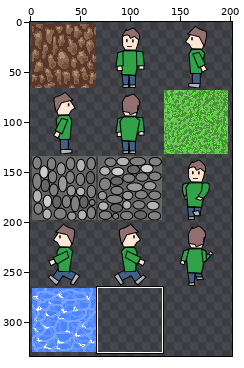
Two versions of one sprite sheet, sprites.png. The picture above shows the old version from afar; the outline marks the close-up.
Close-up. Before:
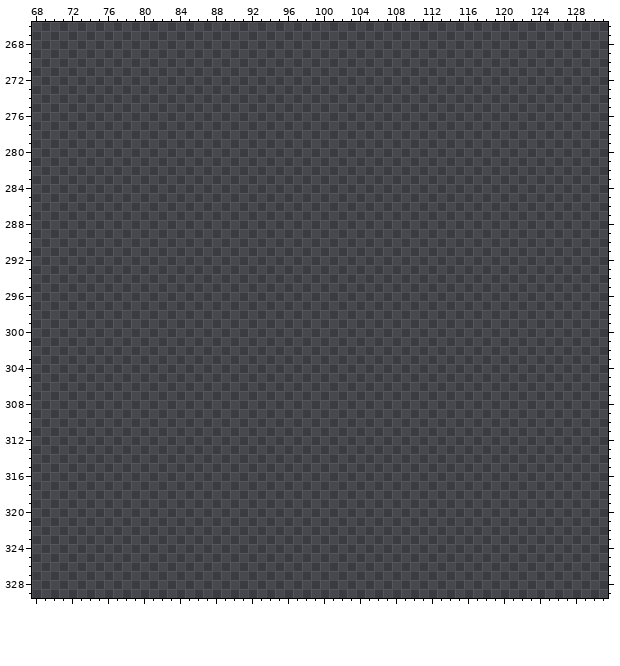
The file is 256x512 pixels. Pixels under 10% opacity are left out. Colours within 5 levels of each other are drawn and written as one. Shown: x 68..131, y 266..329. The wide view leaves out empty margins.
Palette (. is transparent): 
Pixels before (only the part around the change), first column x 68:
266 ................................................................
267 ................................................................
268 ................................................................
269 ................................................................
270 ................................................................
271 ................................................................
272 ................................................................
273 ................................................................
274 ................................................................
275 ................................................................
276 ................................................................
277 ................................................................
278 ................................................................
279 ................................................................
280 ................................................................
281 ................................................................
282 ................................................................
283 ................................................................
284 ................................................................
285 ................................................................
286 ................................................................
287 ................................................................
288 ................................................................
289 ................................................................
290 ................................................................
291 ................................................................
292 ................................................................
293 ................................................................
294 ................................................................
295 ................................................................
296 ................................................................
297 ................................................................
298 ................................................................
299 ................................................................
300 ................................................................
301 ................................................................
302 ................................................................
303 ................................................................
304 ................................................................
305 ................................................................
306 ................................................................
307 ................................................................
308 ................................................................
309 ................................................................
310 ................................................................
311 ................................................................
312 ................................................................
313 ................................................................
314 ................................................................
315 ................................................................
316 ................................................................
317 ................................................................
318 ................................................................
319 ................................................................
320 ................................................................
321 ................................................................
322 ................................................................
323 ................................................................
324 ................................................................
325 ................................................................
326 ................................................................
327 ................................................................
328 ................................................................
329 ................................................................
New version:
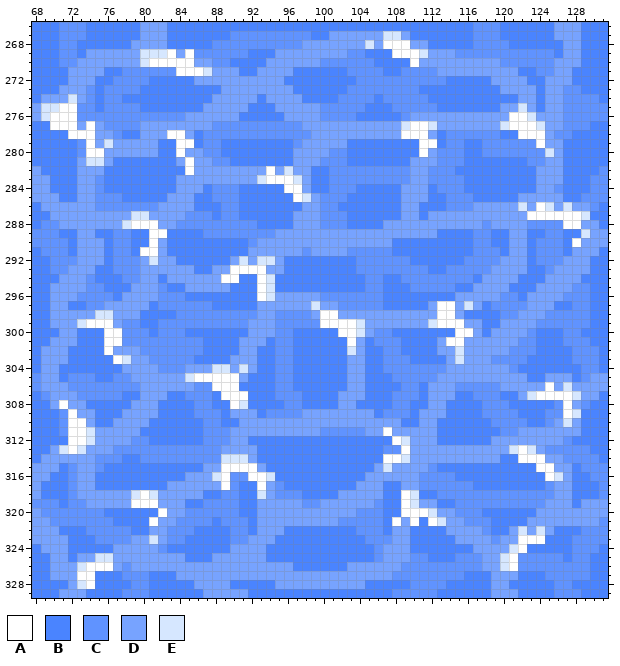
Colours new in this view: A #ffffff  B #4a84ff  C #6093ff  D #77a3ff  E #d6e7ff
From old to new:
Changed rows in their new state; - is an unchanged pixel.
first column x 68:
266 BBBCCCBBBBBBDDDBBBBBBBBBBBBBBBBBBBBBBBBBBBBBBBBBBCCCBBBBBBDDDBBB
267 BBBCCCBBBBBBDDDBBBBBBBCCCCCCCCCBBDDDDDDEEDBBBBBBBCCCBBBBBBDDDBBB
268 BBBCCBBBBBBDDDDBBBBBCCCCCCCCCCDDDDDDDEDAAADDBBBBBCCCCBBBBBBDDBBB
269 BBBCCBDDDDDDEEEADACCCCCCBBBDDDDDDDDCCBBBAAAEDDDCCCCCCCCCCCBDDBBB
270 BBBCCDDDDDDDEAAAAADDCCBBBBDDDDDDCCCCCCBBBBADDDDDDDDDCCCCCCDDDBBB
271 BBBBDDDDBBCCCCCCAAAEDDDBBDDDDBBBBBBCCCCBBCCCCDDDDDDDDDBBCCDDBBBB
272 BBBBDDDBBCCCCBBBBBDDDDDDDDDDBBBBBBBBCCCCCCCCCCBBBBBDDDDBBDDDBBBB
273 BBBDDDCBCCCCBBBBBBBBBDDDDDDDDBBBBBBCCCCCCCCBBBBBBBBBDDDDBDDCCBBB
274 BDDDEDCBCCBBBBBBBBBBDDDDDBDDDDBBBBCCCCBCCCCCBBBBBBBBBBDDBDDCCCCB
275 DEEAACCBCCCCBBBBBBBDDDDDBBBDDDDDCCCCCBBBCCCCCBBBBBBBDDEDBDDCCCCC
276 DEAAACCCCCCCCCCCCDDDDDDBBBBBDDDDCCCCBBBBBCDDDDDDDDDDDAAEDDDCCCCC
277 BBAAADADCCCCDDDDDDDDCCCCCCCCCCDDDDDDDDDDDEAAEDDDDDDDEAAAEDDCCCBB
278 BBBBAAADDCBBDDDAADBCCCCCCCCCCCCDDDDDDDDDDAAADBCCCCCCBBAAADCCBBBB
279 BBBBBCADEDDDDDBBAABCCBBBBBBBBCDDDDDBBBBBBBBAABCCBBCCCCCCADDBBBBB
280 BBBBBCAADDDDDDBBADDCCBBBBBBBBDDDDCCBBBBBBBBADCCCBBCCCCCCCEDBBBBB
281 BBBBBDEEDBBBBBBBDADDCCBBBBBBBDDDCCCBBBBBBBDDDCCCBBBBBBBCCDDBBBBB
282 DBBBBDDDBBBBBBBBBADDDDDDDDADEDDBBCCCCCCCCCDDCCCBBBBBBBBBDDDBBBBC
283 DDBBBDDCBBBBBBBBDDDDDDDDDEAAAEDBBCCCCCCCCCDDCCCCBBBBBBBBDDDBBBCC
284 DDBBBDDCBBBBBBBBDDDBCCCBBBBBAADBBCCCBBBBBDDDBCCCBBBBBBBBDDCBBBCC
285 DDDBBDDCCCBBBBBDDDBBCCCBBBBBBAEDCCCBBBBBBDDDBBCCCBBBBBDDDDDBBCCC
286 BDDDDDDCCCCCCCDDDDBBBCCBBBBBBBDDCCBBBBBBBDDBBBCCCDDDDDEDAEDEDDCB
287 BBDDDDDDDDDEEDDDDCCCBCCBBBBBBDDDCCCBBBBBBDDBDDDDDDDDDDDAAAAAAEBB
288 BCCDDDDDDDEAAADDCCCCCCCCCBBBBDDDCCCBBBBDDDDDDDDDDDCDDDDCCCCAADDB
289 CCCBBDDBBCCBBAABBBBCCCCCCCCDDDDDDDDDDDDDDDDDDBBBBCCBBDDBBCCBBEDD
290 CCCCBDDDBCCBBADBBBBBBBBBCDDDDDDDDDDDDDDDBBBBBBBBBCCBBDDBCCCBADDD
291 BCCCBDDDBCCBAADBBBBBBBBBDDDDDDCDDDDCCCCCBBBBBBBBBCCCBDDBCCCBDDDB
292 BBCCCDDDBCCCDEDDBBBBBBDEDEEDBBBBBBBBCCCCCCBBBBBBCCCCDDDBCCCDDDBB
293 BBCCDDDBBCCCDDDDDDBBDDAAAADDBBBBBBBBCCCCCCCCBBCCCCCDDDDBBCDDDDBB
294 BBBDDDCBBBCCDDBDDDDDDAABBAEBBBBBBBBBBCCBBCCCCCCCCBDDDDBBBDDDDBBB
295 BBDDDDCCBBBDDDCBBDDDDDBBBAEBBBBBBBBBBCCBBBCCCCCBBDDDDBBBDDDDCCBB
296 BBDDDCCCCBDDDDCCCBBBBBBBBAEDDDDDCCCCCCCBBBBBBBBDDDDDCCBDDDDCCCBB
297 BBDDBBCCDDDDDBCCCCCCBBBBBDDDDDDEDDCCCCCBBBBBDAADEDBCCCCDDDBBCCBB
298 BBDDDDDEEDDDBBBBCCCCCCCCCDDCCCCDAADDDDDDDDDDDAADBBBBCCDDDCCCCCBB
299 BBDDDEAAADCCBBCCCCCCCCCCDDDCCCCCAAAAEDDDDDDDEAAADDBBDDDDCCCCCCBB
300 BBBDDBBBAACCCBCCCBBBBBBBDDDCCBBBBBAAEDCCBBBBBBBAADBDDDDCBBBCCBBB
301 BBDDDBBBAACCCCCCCCCBBBBDDDBCCBBBBBBADBCCCBBBBDAADDDDDDCCBBBCCCBB
302 BDDDBBBBADDDCCCCCCCBBBBDDBBCCBBBBBBEDBBCCBBBBDDEDDDDDCCCBBBBCCCB
303 BDDDBBBBBAEDDCCCCCBBBBDDDBBCCBBBBBBDDBBCCCBBBBDEDDDCCCCBBBBBCCCB
304 BDDBBBBBBBDDDDCCCDDDEEDEDBBCCBBBBBBDDBBCCCCCCCDDDDDDDCBBBBBBBCCB
305 CDDBCCCBBCCDDDDDDEAAAAADBBBCCBBBBBBDDBBBCCCCCDDDDDDDDDDBBDDDBCDD
306 CDDDCCCCCCCCDDDDDDCCAAABBBBCCBBBBBBDDBBBBCCBDDDCCCCCDDDDDADEDDDD
307 BCDDDCCCCCBBDDDBBCCCBAAABBBCCCBBBBDDDBBBCCCBDDDBBCCCBBDEAAAAEDDB
308 BBDADDBBBBBDDDBBBBCCBBAEBBBBCCBBBBDDBBBBCCBBDDBBBBCCCBBBBBCADCBB
309 BBBCADDBBBDDDDBBBBCCCBDDDBCCCCDDDDDDDDBCCCBDDDBBBBCCCCBBBCCAEBBB
310 BBBCAADBBDDDDBBBBBBCCBBDDDDDDDDDDDDDDDDDDBBDDBBBBBBCCCCBBCDEDBBB
311 BBBCAAEDDDDDBBBBBBBCCCDDDDDDDDDDCCCCCDDADDDDDBBBBBBBCCDDDDDDDBBB
312 BBBBAAEDDDDCCBBBBBBCCCDDBBBBBBBBBBBBBBBBAEDDDBBBBBBDDDDDDDDCBBBB
313 BBDEAEDDDCCCCCCCCCCCCDDDDBBBBBBBBBBBBBBCCADDDDDDDDDDDEAEDCCCCCBB
314 BDDDDDDCCCBBCCCCCCCCCEEEDBBBBBBBBBBBBBBAAEDDDDDDDDDDBBAAADDCCCCB
315 DDDBCDDCBBBBBBBBBBBDDAAAADBBBBBBBBBBBBDEDDDDCBBBBBBBBBBBAADDBCCC
316 DDBBCDDBBBBBBBBBBDDDEACCAAEBBBBBBBBBBDDDDDDCCCCBBBBBBBBBBAEDBBCC
317 DBBBCDDBBBBBBBBDDDDDDACBBADCBBBBBBBBDDDBBDDCCCCCCBBBBBBBBCDDBBBC
318 DBBBCDDDDDDEAEDDDDDBBCCBBEDCCCBBBBDDDDDBBAEBBCCCCCCCCCCCCCDDBBBC
319 CCCBCCDDDDDAAADDDBBCCCCBBDDDDDCCDDDDDDCBBAEDDBBCCCCCCCCCCDDDBDDD
320 DCCCCCCCBBBBBBADDCCCCCCBBDDDDDDDDDDDCCCBBAAAEDDCCCBBBBBBDDDDDDDD
321 DDCCCCCCCBBBBADDCCCCBCCCBDDDDDDDDDCCCCCBADABAEDDCCCBBBBDDDDDDDDC
322 DDDBBBCCCCCBBDDCCCBBBBCCBDDDBBBBBBBBCCCBDDBBBBDDDDCBBDEDEDBBBCCC
323 DDDDBBBCCCCDDEDCCBBBBBCCDDDBBBBBBBBBBCCCDDBBBBBDDDDCDDAAABBBCCCC
324 BDDDBBBBBDDDDDCBBBBBBBDDDDBBBBBBBBBBBBCDDDBBBBBBBDDDDEABBBBBCCCB
325 BBDDBDDEEDDDDDDDDBBBDDDDDDBBBBBBBBBBBBCDDDCCBBBCCCDDEACCCCCBCCBB
326 BBDDDEAAADCDDDDDDDDDDDDDDDDDDBBBBBBDDDDDDCCCCCCCCCDDEACCCCCCCCBB
327 BBDDDAABBBCCCBBBDDDDDDDDDDDDDDDDDDDDDDDDCCCCCCCCBBBDDDBBBCCCCCBB
328 BBBBDEABBBBCCBBBBBDDDDBBBBBDDDDDDDDDDBBBBBCCCCBBBBBDDBBBBBCCBBBB
329 BBBDDDBBBBCCCBBBBBBDDDDDBBBBBBBBBBBBBBBBCCCCCBBBBBBDDDBBBBCCCBBB
Pixel boxes of the changes (left, top, right, bottom) in both close-ups:
added: (32, 22, 608, 598)
